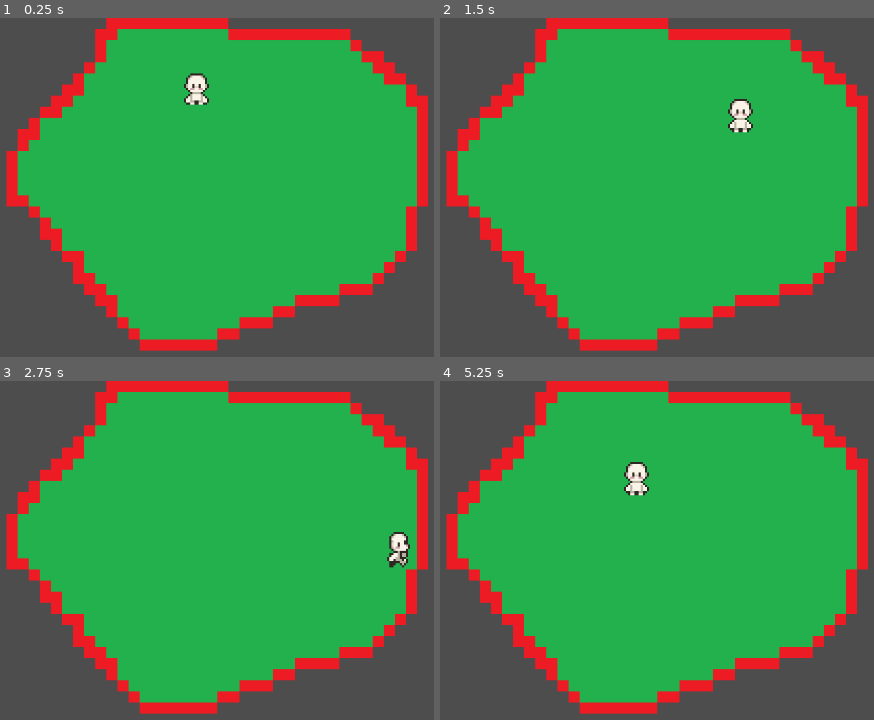
Above: before the commit, frames 1-4 (two rows, left to right).
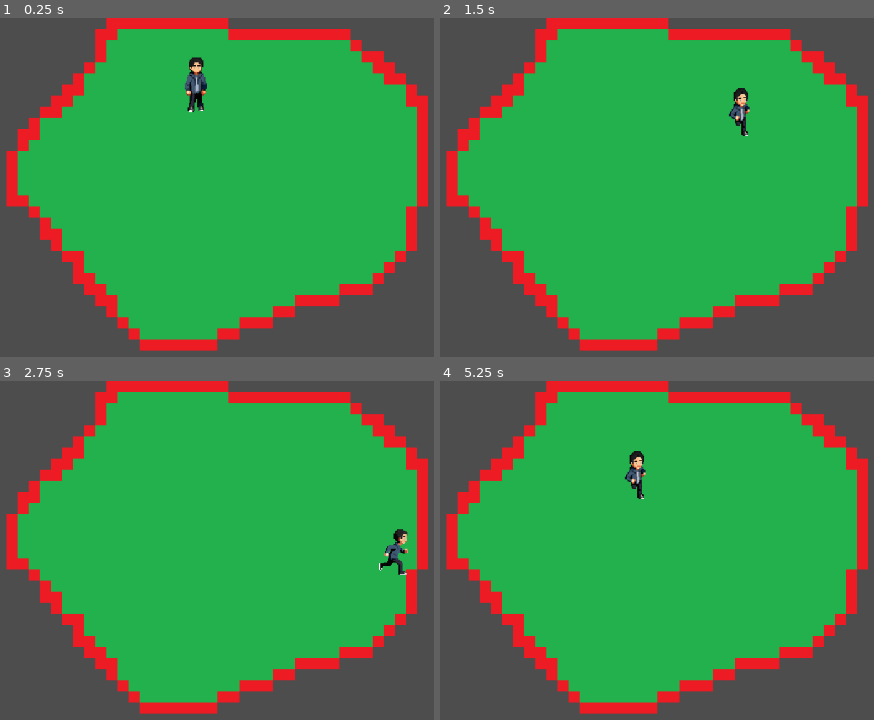
Above: after the commit, the same moments.

Repository: ToadMonarch/Game4GoodPermanent
Game: Godot game, scene res://Scenes/start.tscn
Two runs of this game, one before a commit and one after it. Both use one fixed random seed, a clock stepped at 60 frames per second and the inputs below.
Inputs (mouse positions are in pixels of both pictures, inside the frame that each line leads up to):
- Up to frame 1 (0.25 s): no input
- Up to frame 2 (1.5 s): tap Enter at 0.5 s; move the mouse to (outside the picture) at 0.52 s; hold Right (ui_right) 0.53-1.28 s; click (outside the picture) at 0.6 s; move the mouse to (630, 265) at 1.27 s; hold Down (ui_down) from 1.28 s (still down); click (630, 265) at 1.35 s
- Up to frame 3 (2.75 s): move the mouse to (429, 506) at 2.02 s; release Down (ui_down) at 2.03 s; hold Right (ui_right) from 2.03 s (still down); click (429, 506) at 2.1 s
- Up to frame 4 (5.25 s): move the mouse to (752, 696) at 2.77 s; release Right (ui_right) at 2.78 s; hold Up (ui_up) 2.78-3.53 s; click (752, 696) at 2.85 s; move the mouse to (outside the picture) at 3.52 s; hold Left (ui_left) 3.53-5.03 s; click (outside the picture) at 3.6 s; move the mouse to (552, 536) at 4.27 s; click (552, 536) at 4.35 s; move the mouse to (830, 604) at 5.02 s; hold Down (ui_down) from 5.03 s (still down); click (830, 604) at 5.1 s

The runs differ from the first frame. In frame 1, 0.7% of the frame differs, in the area x 42-49%, y 11-29%; in frame 2, 0.6%; in frame 3, 0.5%; in frame 4, 0.6%.

Commit message:
Character Sprite update

Diff:
--- a/game-4-good-rpg/Scenes/PlayerMovement/character_body_2d.tscn
+++ b/game-4-good-rpg/Scenes/PlayerMovement/character_body_2d.tscn
@@ -1,184 +1,148 @@
 [gd_scene format=3 uid="uid://d1skljlv2mige"]
 
 [ext_resource type="Script" uid="uid://dao06xuuvxo22" path="res://Scripts/PlayerScript.gd" id="1_ymxaj"]
-[ext_resource type="Texture2D" uid="uid://bmris5f2yxhdl" path="res://Sprites/16x16 Idle-Sheet.png" id="2_0kqu3"]
-[ext_resource type="Texture2D" uid="uid://c8eldgpjr6c1t" path="res://Sprites/03-Sprite sheet (12 Frames).png" id="2_7c1s5"]
-[ext_resource type="Texture2D" uid="uid://d4ho0wtljwsoe" path="res://Sprites/16x16 Run-Sheet.png" id="4_h7dnb"]
+[ext_resource type="Texture2D" uid="uid://ceiwnmil7plua" path="res://Sprites/Idle.png" id="2_18dwo"]
+[ext_resource type="Texture2D" uid="uid://bi1upbtjhim04" path="res://Sprites/Player Sprites/RunEast.png" id="3_to3lk"]
+[ext_resource type="Texture2D" uid="uid://dwolc3h0fn2yg" path="res://Sprites/Player Sprites/RunNorth.png" id="4_dsp7a"]
+[ext_resource type="Texture2D" uid="uid://b3giw6wt0r3jd" path="res://Sprites/Player Sprites/RunNorthEast.png" id="5_rqeyi"]
+[ext_resource type="Texture2D" uid="uid://blesc142ephb2" path="res://Sprites/Player Sprites/RunSouth.png" id="6_f2srx"]
+[ext_resource type="Texture2D" uid="uid://cf1uwskipjmku" path="res://Sprites/Player Sprites/RunSouthEast.png" id="7_ru237"]
 
 [sub_resource type="AtlasTexture" id="AtlasTexture_a5i1j"]
-atlas = ExtResource("2_0kqu3")
-region = Rect2(0, 0, 20, 20)
+atlas = ExtResource("2_18dwo")
+region = Rect2(0, 0, 64, 64)
 
 [sub_resource type="AtlasTexture" id="AtlasTexture_n5vol"]
-atlas = ExtResource("2_0kqu3")
-region = Rect2(20, 0, 20, 20)
+atlas = ExtResource("3_to3lk")
+region = Rect2(0, 0, 64, 64)
 
 [sub_resource type="AtlasTexture" id="AtlasTexture_x08uv"]
-atlas = ExtResource("2_0kqu3")
-region = Rect2(40, 0, 20, 20)
+atlas = ExtResource("3_to3lk")
+region = Rect2(64, 0, 64, 64)
 
 [sub_resource type="AtlasTexture" id="AtlasTexture_tuji3"]
-atlas = ExtResource("2_0kqu3")
-region = Rect2(60, 0, 20, 20)
-
-[sub_resource type="AtlasTexture" id="AtlasTexture_h3m61"]
-atlas = ExtResource("2_7c1s5")
-region = Rect2(0, 0, 768, 448)
+atlas = ExtResource("3_to3lk")
+region = Rect2(128, 0, 64, 64)
 
 [sub_resource type="AtlasTexture" id="AtlasTexture_upt4f"]
-atlas = ExtResource("4_h7dnb")
-region = Rect2(20, 40, 20, 20)
+atlas = ExtResource("3_to3lk")
+region = Rect2(192, 0, 64, 64)
 
 [sub_resource type="AtlasTexture" id="AtlasTexture_r5bul"]
-atlas = ExtResource("4_h7dnb")
-region = Rect2(40, 40, 20, 20)
+atlas = ExtResource("3_to3lk")
+region = Rect2(256, 0, 64, 64)
 
 [sub_resource type="AtlasTexture" id="AtlasTexture_1jxeq"]
-atlas = ExtResource("4_h7dnb")
-region = Rect2(80, 40, 20, 20)
+atlas = ExtResource("3_to3lk")
+region = Rect2(320, 0, 64, 64)
 
 [sub_resource type="AtlasTexture" id="AtlasTexture_db2yc"]
-atlas = ExtResource("4_h7dnb")
-region = Rect2(100, 40, 20, 20)
+atlas = ExtResource("4_dsp7a")
+region = Rect2(0, 0, 64, 64)
 
 [sub_resource type="AtlasTexture" id="AtlasTexture_bn7of"]
-atlas = ExtResource("4_h7dnb")
-region = Rect2(0, 80, 20, 20)
+atlas = ExtResource("4_dsp7a")
+region = Rect2(64, 0, 64, 64)
 
 [sub_resource type="AtlasTexture" id="AtlasTexture_va5ke"]
-atlas = ExtResource("4_h7dnb")
-region = Rect2(20, 80, 20, 20)
+atlas = ExtResource("4_dsp7a")
+region = Rect2(128, 0, 64, 64)
 
 [sub_resource type="AtlasTexture" id="AtlasTexture_xudmi"]
-atlas = ExtResource("4_h7dnb")
-region = Rect2(40, 80, 20, 20)
+atlas = ExtResource("4_dsp7a")
+region = Rect2(192, 0, 64, 64)
 
 [sub_resource type="AtlasTexture" id="AtlasTexture_1ikaf"]
-atlas = ExtResource("4_h7dnb")
-region = Rect2(60, 80, 20, 20)
+atlas = ExtResource("4_dsp7a")
+region = Rect2(256, 0, 64, 64)
 
 [sub_resource type="AtlasTexture" id="AtlasTexture_vmsbs"]
-atlas = ExtResource("4_h7dnb")
-region = Rect2(80, 80, 20, 20)
+atlas = ExtResource("4_dsp7a")
+region = Rect2(320, 0, 64, 64)
 
 [sub_resource type="AtlasTexture" id="AtlasTexture_yt246"]
-atlas = ExtResource("4_h7dnb")
-region = Rect2(100, 80, 20, 20)
+atlas = ExtResource("5_rqeyi")
+region = Rect2(0, 0, 64, 64)
 
 [sub_resource type="AtlasTexture" id="AtlasTexture_7gmvd"]
-atlas = ExtResource("4_h7dnb")
-region = Rect2(0, 60, 20, 20)
+atlas = ExtResource("5_rqeyi")
+region = Rect2(64, 0, 64, 64)
 
 [sub_resource type="AtlasTexture" id="AtlasTexture_r3w18"]
-atlas = ExtResource("4_h7dnb")
-region = Rect2(20, 60, 20, 20)
+atlas = ExtResource("5_rqeyi")
+region = Rect2(128, 0, 64, 64)
 
 [sub_resource type="AtlasTexture" id="AtlasTexture_krs5t"]
-atlas = ExtResource("4_h7dnb")
-region = Rect2(40, 60, 20, 20)
+atlas = ExtResource("5_rqeyi")
+region = Rect2(192, 0, 64, 64)
 
 [sub_resource type="AtlasTexture" id="AtlasTexture_17871"]
-atlas = ExtResource("4_h7dnb")
-region = Rect2(60, 60, 20, 20)
+atlas = ExtResource("5_rqeyi")
+region = Rect2(256, 0, 64, 64)
 
 [sub_resource type="AtlasTexture" id="AtlasTexture_4qyxx"]
-atlas = ExtResource("4_h7dnb")
-region = Rect2(80, 60, 20, 20)
+atlas = ExtResource("5_rqeyi")
+region = Rect2(320, 0, 64, 64)
 
 [sub_resource type="AtlasTexture" id="AtlasTexture_1cybx"]
-atlas = ExtResource("4_h7dnb")
-region = Rect2(100, 60, 20, 20)
+atlas = ExtResource("6_f2srx")
+region = Rect2(0, 0, 64, 64)
 
 [sub_resource type="AtlasTexture" id="AtlasTexture_ynddc"]
-atlas = ExtResource("4_h7dnb")
-region = Rect2(0, 0, 20, 20)
+atlas = ExtResource("6_f2srx")
+region = Rect2(64, 0, 64, 64)
 
 [sub_resource type="AtlasTexture" id="AtlasTexture_ro11e"]
-atlas = ExtResource("4_h7dnb")
-region = Rect2(20, 0, 20, 20)
+atlas = ExtResource("6_f2srx")
+region = Rect2(128, 0, 64, 64)
 
 [sub_resource type="AtlasTexture" id="AtlasTexture_cq6e0"]
-atlas = ExtResource("4_h7dnb")
-region = Rect2(40, 0, 20, 20)
+atlas = ExtResource("6_f2srx")
+region = Rect2(192, 0, 64, 64)
 
 [sub_resource type="AtlasTexture" id="AtlasTexture_mn36k"]
-atlas = ExtResource("4_h7dnb")
-region = Rect2(60, 0, 20, 20)
+atlas = ExtResource("6_f2srx")
+region = Rect2(256, 0, 64, 64)
 
 [sub_resource type="AtlasTexture" id="AtlasTexture_gjuhi"]
-atlas = ExtResource("4_h7dnb")
-region = Rect2(80, 0, 20, 20)
+atlas = ExtResource("6_f2srx")
+region = Rect2(320, 0, 64, 64)
 
 [sub_resource type="AtlasTexture" id="AtlasTexture_vkxy2"]
-atlas = ExtResource("4_h7dnb")
-region = Rect2(100, 0, 20, 20)
+atlas = ExtResource("7_ru237")
+region = Rect2(0, 0, 64, 64)
 
 [sub_resource type="AtlasTexture" id="AtlasTexture_phyxl"]
-atlas = ExtResource("4_h7dnb")
-region = Rect2(0, 20, 20, 20)
+atlas = ExtResource("7_ru237")
+region = Rect2(64, 0, 64, 64)
 
 [sub_resource type="AtlasTexture" id="AtlasTexture_50mkb"]
-atlas = ExtResource("4_h7dnb")
-region = Rect2(20, 20, 20, 20)
+atlas = ExtResource("7_ru237")
+region = Rect2(128, 0, 64, 64)
 
 [sub_resource type="AtlasTexture" id="AtlasTexture_sbp7r"]
-atlas = ExtResource("4_h7dnb")
-region = Rect2(40, 20, 20, 20)
+atlas = ExtResource("7_ru237")
+region = Rect2(192, 0, 64, 64)
 
 [sub_resource type="AtlasTexture" id="AtlasTexture_6wpqf"]
-atlas = ExtResource("4_h7dnb")
-region = Rect2(60, 20, 20, 20)
+atlas = ExtResource("7_ru237")
+region = Rect2(256, 0, 64, 64)
 
 [sub_resource type="AtlasTexture" id="AtlasTexture_shtps"]
-atlas = ExtResource("4_h7dnb")
-region = Rect2(80, 20, 20, 20)
-
-[sub_resource type="AtlasTexture" id="AtlasTexture_ewqnc"]
-atlas = ExtResource("4_h7dnb")
-region = Rect2(100, 20, 20, 20)
-
-[sub_resource type="AtlasTexture" id="AtlasTexture_0kqu3"]
-atlas = ExtResource("2_7c1s5")
-region = Rect2(0, 0, 768, 448)
-
-[sub_resource type="AtlasTexture" id="AtlasTexture_h7dnb"]
-atlas = ExtResource("2_7c1s5")
-region = Rect2(768, 0, 768, 448)
-
-[sub_resource type="AtlasTexture" id="AtlasTexture_3sfga"]
-atlas = ExtResource("2_7c1s5")
-region = Rect2(1536, 0, 768, 448)
-
-[sub_resource type="AtlasTexture" id="AtlasTexture_18dwo"]
-atlas = ExtResource("2_7c1s5")
-region = Rect2(2304, 0, 768, 448)
-
-[sub_resource type="AtlasTexture" id="AtlasTexture_to3lk"]
-atlas = ExtResource("2_7c1s5")
-region = Rect2(0, 448, 768, 448)
-
-[sub_resource type="AtlasTexture" id="AtlasTexture_dsp7a"]
-atlas = ExtResource("2_7c1s5")
-region = Rect2(768, 448, 768, 448)
-
-[sub_resource type="AtlasTexture" id="AtlasTexture_rqeyi"]
-atlas = ExtResource("2_7c1s5")
-region = Rect2(1536, 448, 768, 448)
-
-[sub_resource type="AtlasTexture" id="AtlasTexture_f2srx"]
-atlas = ExtResource("2_7c1s5")
-region = Rect2(768, 896, 768, 448)
-
-[sub_resource type="AtlasTexture" id="AtlasTexture_ru237"]
-atlas = ExtResource("2_7c1s5")
-region = Rect2(2304, 896, 768, 448)
+atlas = ExtResource("7_ru237")
+region = Rect2(320, 0, 64, 64)
 
 [sub_resource type="SpriteFrames" id="SpriteFrames_gbyq6"]
 animations = [{
 "frames": [{
 "duration": 1.0,
 "texture": SubResource("AtlasTexture_a5i1j")
-}, {
+}],
+"loop": true,
+"name": &"16 Idle",
+"speed": 6.0
+}, {
+"frames": [{
 "duration": 1.0,
 "texture": SubResource("AtlasTexture_n5vol")
 }, {
@@ -187,20 +151,7 @@
 }, {
 "duration": 1.0,
 "texture": SubResource("AtlasTexture_tuji3")
-}],
-"loop": true,
-"name": &"16 Idle",
-"speed": 5.0
-}, {
-"frames": [{
-"duration": 1.0,
-"texture": SubResource("AtlasTexture_h3m61")
-}],
-"loop": true,
-"name": &"Idle",
-"speed": 5.0
-}, {
-"frames": [{
+}, {
 "duration": 1.0,
 "texture": SubResource("AtlasTexture_upt4f")
 }, {
@@ -209,15 +160,15 @@
 }, {
 "duration": 1.0,
 "texture": SubResource("AtlasTexture_1jxeq")
-}, {
+}],
+"loop": true,
+"name": &"Run East",
+"speed": 6.0
+}, {
+"frames": [{
 "duration": 1.0,
 "texture": SubResource("AtlasTexture_db2yc")
-}],
-"loop": true,
-"name": &"Run East",
-"speed": 4.0
-}, {
-"frames": [{
+}, {
 "duration": 1.0,
 "texture": SubResource("AtlasTexture_bn7of")
 }, {
@@ -232,15 +183,15 @@
 }, {
 "duration": 1.0,
 "texture": SubResource("AtlasTexture_vmsbs")
-}, {
+}],
+"loop": true,
+"name": &"Run North",
+"speed": 6.0
+}, {
+"frames": [{
 "duration": 1.0,
 "texture": SubResource("AtlasTexture_yt246")
-}],
-"loop": true,
-"name": &"Run North",
-"speed": 5.0
-}, {
-"frames": [{
+}, {
 "duration": 1.0,
 "texture": SubResource("AtlasTexture_7gmvd")
 }, {
@@ -255,15 +206,15 @@
 }, {
 "duration": 1.0,
 "texture": SubResource("AtlasTexture_4qyxx")
-}, {
+}],
+"loop": true,
+"name": &"Run NorthEast",
+"speed": 6.0
+}, {
+"frames": [{
 "duration": 1.0,
 "texture": SubResource("AtlasTexture_1cybx")
-}],
-"loop": true,
-"name": &"Run NorthEast",
-"speed": 5.0
-}, {
-"frames": [{
+}, {
 "duration": 1.0,
 "texture": SubResource("AtlasTexture_ynddc")
 }, {
@@ -278,15 +229,15 @@
 }, {
 "duration": 1.0,
 "texture": SubResource("AtlasTexture_gjuhi")
-}, {
+}],
+"loop": true,
+"name": &"Run South",
+"speed": 6.0
+}, {
+"frames": [{
 "duration": 1.0,
 "texture": SubResource("AtlasTexture_vkxy2")
-}],
-"loop": true,
-"name": &"Run South",
-"speed": 5.0
-}, {
-"frames": [{
+}, {
 "duration": 1.0,
 "texture": SubResource("AtlasTexture_phyxl")
 }, {
@@ -301,46 +252,15 @@
 }, {
 "duration": 1.0,
 "texture": SubResource("AtlasTexture_shtps")
-}, {
-"duration": 1.0,
-"texture": SubResource("AtlasTexture_ewqnc")
 }],
 "loop": true,
 "name": &"Run SouthEast",
-"speed": 5.0
-}, {
-"frames": [{
-"duration": 1.0,
-"texture": SubResource("AtlasTexture_0kqu3")
-}, {
-"duration": 1.0,
-"texture": SubResource("AtlasTexture_h7dnb")
-}, {
-"duration": 1.0,
-"texture": SubResource("AtlasTexture_3sfga")
-}, {
-"duration": 1.0,
-"texture": SubResource("AtlasTexture_18dwo")
-}, {
-"duration": 1.0,
-"texture": SubResource("AtlasTexture_to3lk")
-}, {
-"duration": 1.0,
-"texture": SubResource("AtlasTexture_dsp7a")
-}, {
-"duration": 1.0,
-"texture": SubResource("AtlasTexture_rqeyi")
-}, {
-"duration": 1.0,
-"texture": SubResource("AtlasTexture_f2srx")
-}, {
-"duration": 1.0,
-"texture": SubResource("AtlasTexture_ru237")
-}],
-"loop": true,
-"name": &"Walk",
-"speed": 10.0
+"speed": 6.0
 }]
+
+[sub_resource type="CapsuleShape2D" id="CapsuleShape2D_ewqnc"]
+radius = 6.0
+height = 44.0
 
 [node name="Player" type="CharacterBody2D" unique_id=1301413091]
 script = ExtResource("1_ymxaj")
@@ -348,6 +268,8 @@
 [node name="AnimatedSprite2D" type="AnimatedSprite2D" parent="." unique_id=82941369]
 sprite_frames = SubResource("SpriteFrames_gbyq6")
 animation = &"16 Idle"
-frame_progress = 0.2746662
+frame_progress = 0.36806318
 
 [node name="CollisionShape2D" type="CollisionShape2D" parent="." unique_id=59239980]
+position = Vector2(0, 2)
+shape = SubResource("CapsuleShape2D_ewqnc")
--- a/game-4-good-rpg/Scenes/start.tscn
+++ b/game-4-good-rpg/Scenes/start.tscn
@@ -11,4 +11,4 @@
 
 [node name="CharacterBody2D" parent="." unique_id=1301413091 instance=ExtResource("1_3bxa3")]
 position = Vector2(354, 95)
-scale = Vector2(3, 3)
+scale = Vector2(1.4, 1.4)
Binary file removed: game-4-good-rpg/Sprites/03-Sprite sheet (12 Frames).png
Binary file removed: game-4-good-rpg/Sprites/16x16 Idle-Sheet.png
Binary file removed: game-4-good-rpg/Sprites/16x16 Run-Sheet.png
Binary file added: game-4-good-rpg/Sprites/Idle.png
Not shown, changed: game-4-good-rpg/Sprites/Idle.png.import
Binary file added: game-4-good-rpg/Sprites/Player Sprites/RunEast.png
Not shown, changed: game-4-good-rpg/Sprites/Player Sprites/RunEast.png.import
Binary file added: game-4-good-rpg/Sprites/Player Sprites/RunNorth.png
Not shown, added: game-4-good-rpg/Sprites/Player Sprites/RunNorth.png.import
Binary file added: game-4-good-rpg/Sprites/Player Sprites/RunNorthEast.png
Not shown, added: game-4-good-rpg/Sprites/Player Sprites/RunNorthEast.png.import
Binary file added: game-4-good-rpg/Sprites/Player Sprites/RunSouth.png
(and 3 more such lines)
